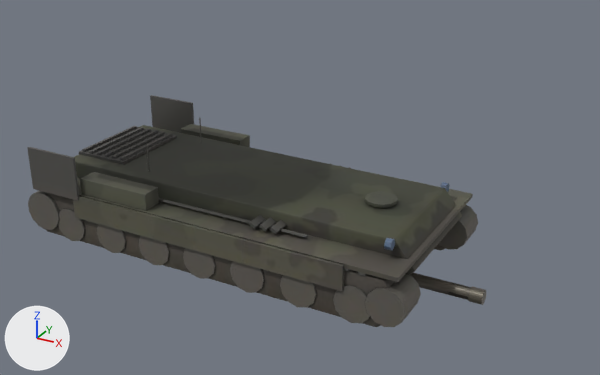
A saved change to the glTF model www/field/models/abrams.glb.
Camera for both pictures: a 50 mm lens placed at (8.16, -12.93, 7.82), pointed at (1.07, -0.05, 1.38). The axes (+X, +Y, +Z) are drawn at lower left. The lights are the same throughout. The first picture is the older version. Where no turn or scale is listed for an object, it has been applied to the vertices. Vertices at exactly the same position are counted once.

Objects in the first picture: 'g_abrams_gun', 'g_abrams_hull', 'g_abrams_turret'.
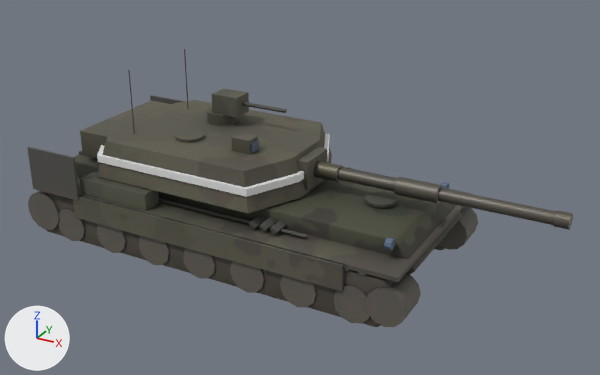
The change in detail:
me_цилиндр_3387 is used by ob_g_abrams_gun; location (3.7, 0.0, 1.96).
me_цилиндр_3387 had 112 vertices, 208 faces and spanned x -3.7..1.12, y -0.17..0.17, z -2.13..-1.79.
me_цилиндр_3387 now has 112 vertices, 208 faces and spans x 0.0..4.82, y -0.17..0.17, z -0.17..0.17.
me_цилиндр_3387 part 1: the whole mesh is moved by (3.7, 0.0, 1.96).
Object 'g_abrams_turret' (ob_g_abrams_turret) moves from (0.0, 0.0, 0.0) to (-0.3, 0.0, 1.46).
Object 'g_abrams_gun' (ob_g_abrams_gun) moves from (3.7, 0.0, 1.96) to (1.3, 0.0, 1.82).

Pixel boxes [x1, y1, x2, y2] of what changed, in the pictures (600 x 375 px):
'g_abrams_turret', moved (mostly hidden before): before [146, 118, 202, 171]; after [80, 49, 332, 213]
'g_abrams_gun', moved: before [410, 273, 486, 305]; after [314, 161, 573, 230]
